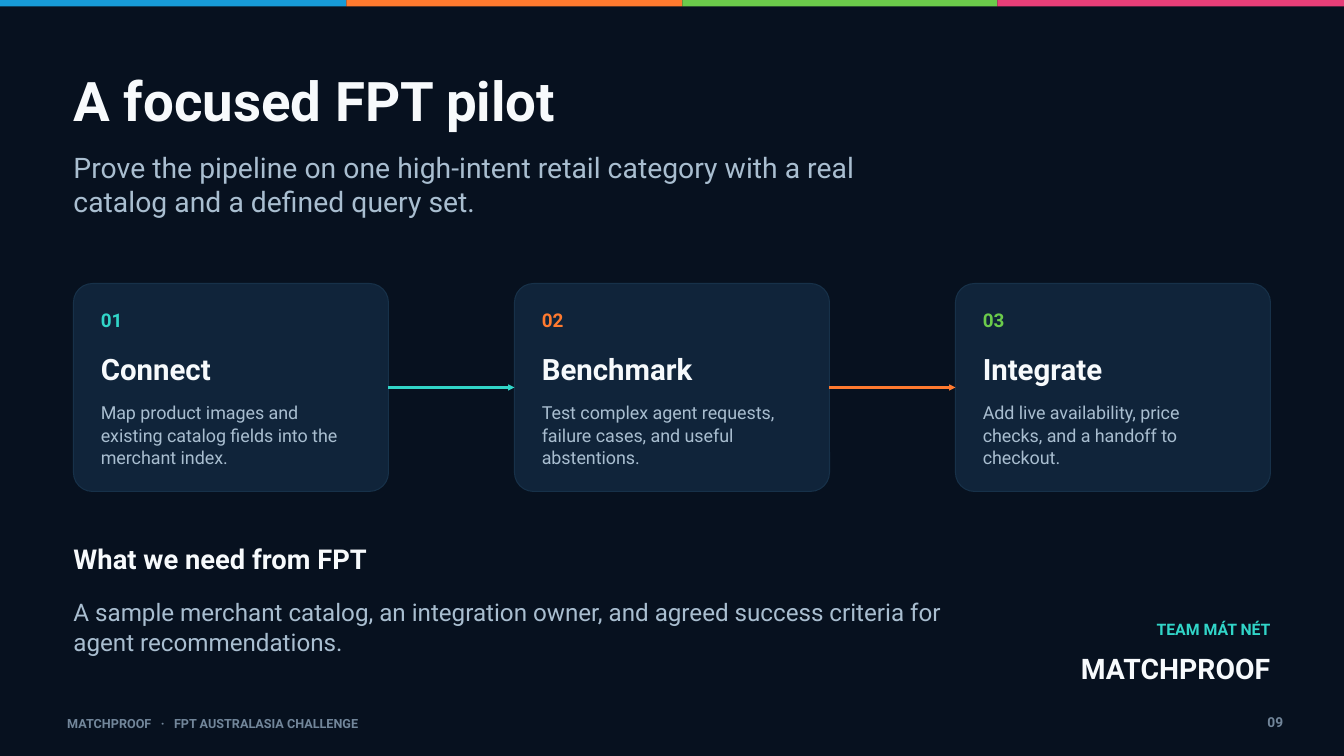
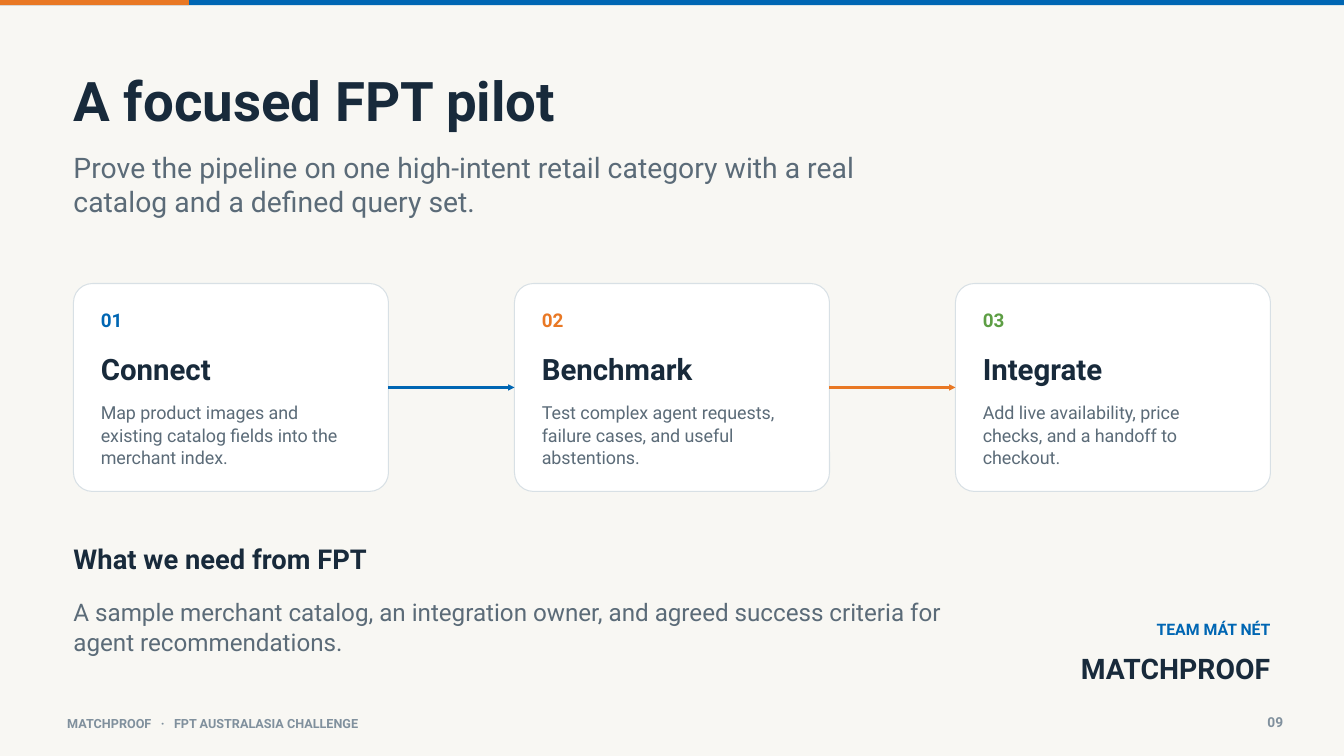
Before and after one commit to Lolmantran/UAVS-Hackathon-2026, a slide deck: slide 9 of MatchProof_FPT_Ecommerce_Pitch_Deck.pptx. Drawn at 1344x756 pixels with LibreOffice and Linux fonts; fonts in the diff are those of the drawing. Boxes give left, top, right and bottom in pixels: in the first picture for what was removed or moved away, otherwise in the second. Text is boxed around its words. In the diff, an @@ line names an element or a change of style, - is before the commit and + after.

Commit message:
Restyle FPT pitch deck with light theme

```diff
--- a/MatchProof_FPT_Ecommerce_Pitch_Deck.pptx
+++ b/MatchProof_FPT_Ecommerce_Pitch_Deck.pptx
@@ background #07111F to #F8F7F3 @@
@@ rectangle: place and size @@
-rectangle at (347,0,683,6)
+rectangle at (0,0,190,5)
@@ rectangle at (0,0,190,5): fill #FF7A2F to #E97824 @@
@@ rectangle removed at (0,0,347,6) @@
@@ rectangle added at (0,0,1344,5), fill #0066B3 @@
@@ rectangle removed at (683,0,997,6) @@
@@ rectangle removed at (998,0,1344,6) @@
@@ fill #10243A to #FFFFFF; outline #173149 0.75 pt to #D8E0E5 0.75 pt in 3 elements at (74,283,388,491), (514,283,829,491), (956,283,1270,491) @@
@@ text "01" at (101,313,123,327): text colour #31D5C8 to #0066B3 @@
@@ text "02" at (542,313,564,327): text colour #FF7A2F to #E97824 @@
@@ text "03" at (983,313,1005,327): text colour #6BCB4B to #5D9E44 @@
@@ arrow (388, 387) - (514, 387): stroke #31D5C8 2.25 pt to #0066B3 2.25 pt @@
@@ arrow (830, 387) - (956, 387): stroke #FF7A2F 2.25 pt to #E97824 2.25 pt @@
@@ text colour #A9BED0 to #5B6B78 in 5 elements at (73,157,854,218), (101,405,337,464), (542,405,775,464), (983,405,1179,464), (73,602,940,656) @@
@@ text "TEAM MÁT NÉT" at (1157,621,1271,635): text colour #31D5C8 to #0066B3 @@
@@ text colour #F7FAFC to #182A3B in 6 elements at (73,79,555,132), (101,358,211,381), (542,358,693,381), (983,359,1102,386), (73,548,366,570), (1081,658,1270,680) @@
@@ text "MATCHPROOF · FPT AUSTRALASIA CHALLENGE" at (67,719,358,728): text colour #72869A to #80909D @@
@@ text "09" at (1267,717,1283,727): text colour #72869A to #80909D @@
```
Also in this commit, not shown: 8 other slides changed.
